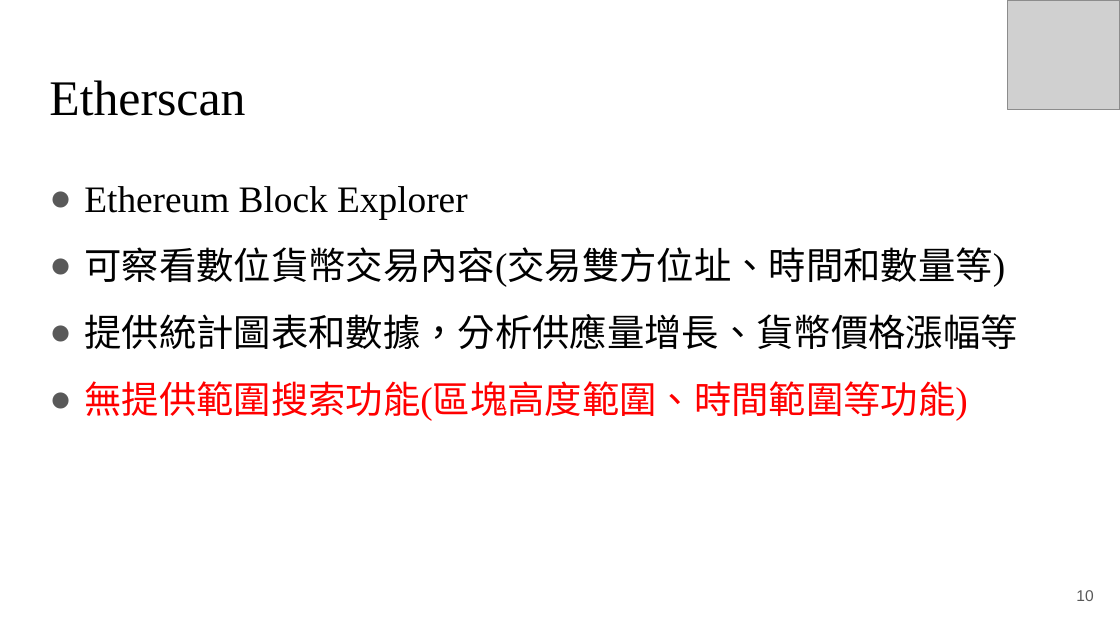
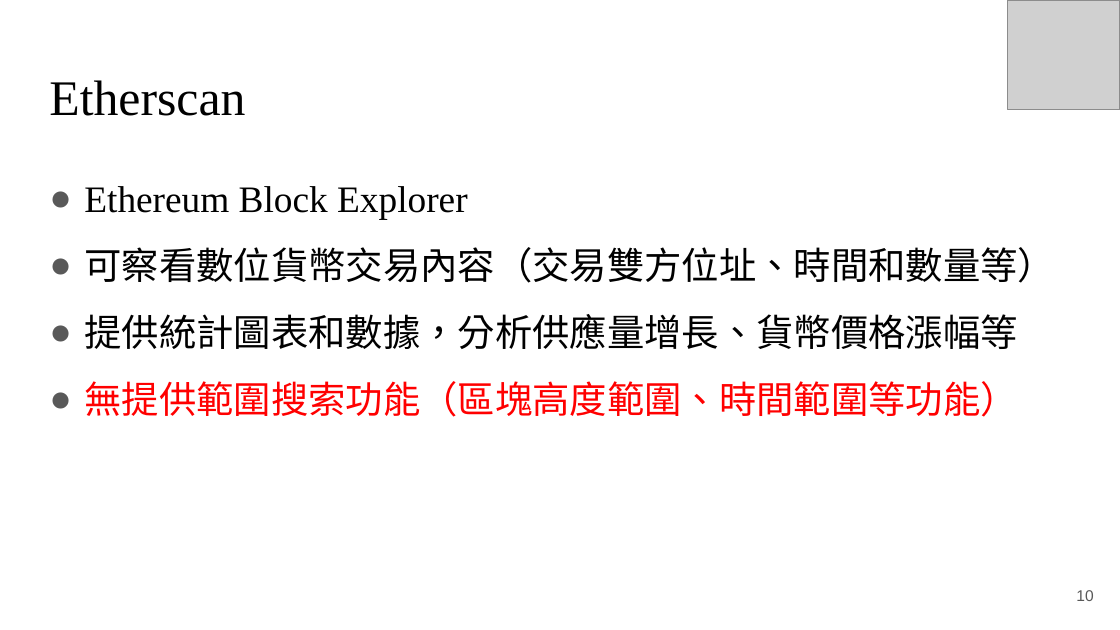
Before and after one commit to RyuChu/A-Decentralized-Digital-Currency-Tracing-Service, a slide deck: slide 10 of Documents/論文簡報_V3.pptx. Drawn at 1120x630 pixels with LibreOffice and Linux fonts; fonts in the diff are those of the drawing; grey boxes stand for pictures. Boxes give left, top, right and bottom in pixels: in the first picture for what was removed or moved away, otherwise in the second. Text is boxed around its words. In the diff, an @@ line names an element or a change of style, - is before the commit and + after.

```diff
--- a/Documents/論文簡報_V3.pptx
+++ b/Documents/論文簡報_V3.pptx
@@ text at (84,247,1055,283): text changed @@
-● 可察看數位貨幣交易內容(交易雙方位址、時間和數量等)
+● 可察看數位貨幣交易內容（交易雙方位址、時間和數量等）
@@ text at (84,381,1017,417): text changed @@
-● 無提供範圍搜索功能(區塊高度範圍、時間範圍等功能)
+● 無提供範圍搜索功能（區塊高度範圍、時間範圍等功能）
```
Also in this commit, not shown: 13 other slides changed, 1 slide added.
